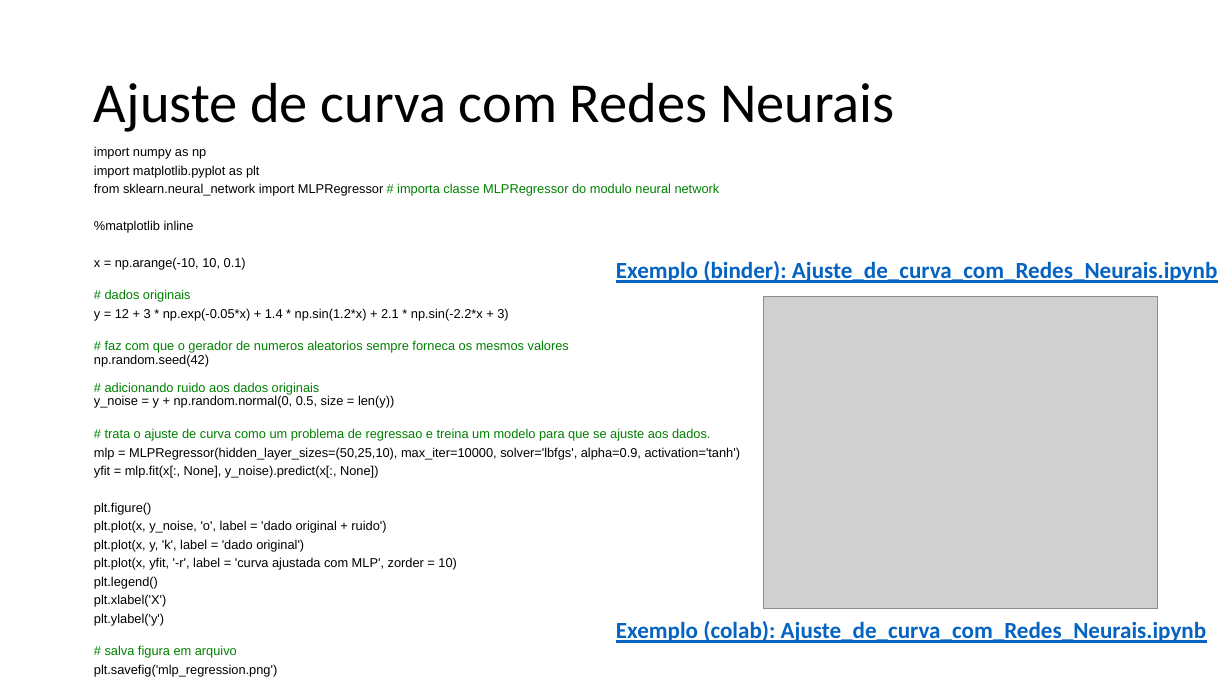
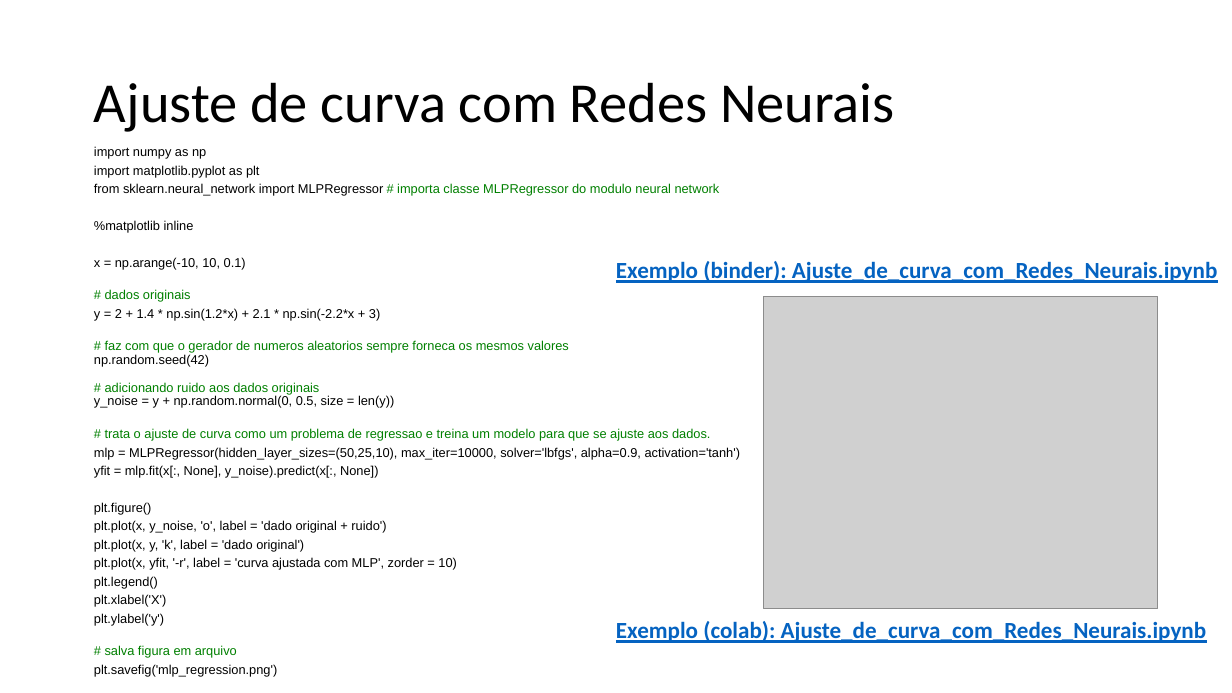
Before and after one commit to zz4fap/t319_aprendizado_de_maquina, a slide deck: slide 33 of slides/T319_Introdução.pptx (slide 34 before the commit). Drawn at 1232x693 pixels with LibreOffice and Linux fonts; fonts in the diff are those of the drawing; grey boxes stand for pictures. Boxes give left, top, right and bottom in pixels: in the first picture for what was removed or moved away, otherwise in the second. Text is boxed around its words. In the diff, an @@ line names an element or a change of style, - is before the commit and + after.

```diff
--- a/slides/T319_Introdução.pptx
+++ b/slides/T319_Introdução.pptx
@@ text at (x1=94, y1=308, x2=380, y2=321): text changed @@
-y = 12 + 3 * np.exp(-0.05*x) + 1.4 * np.sin(1.2*x) + 2.1 * np.sin(-2.2*x + 3)
+y = 2 + 1.4 * np.sin(1.2*x) + 2.1 * np.sin(-2.2*x + 3)
```
Also in this commit, not shown: 15 other files.
